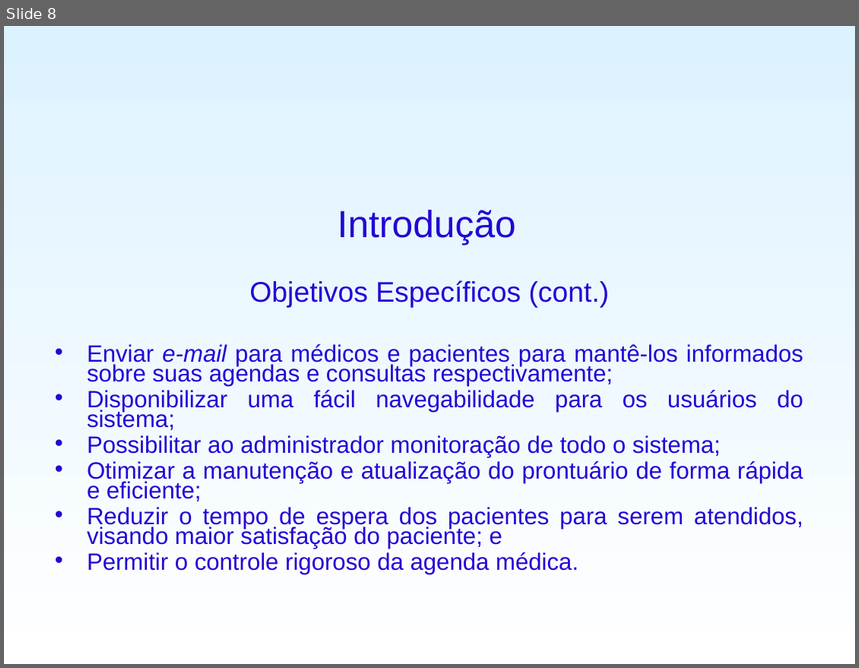
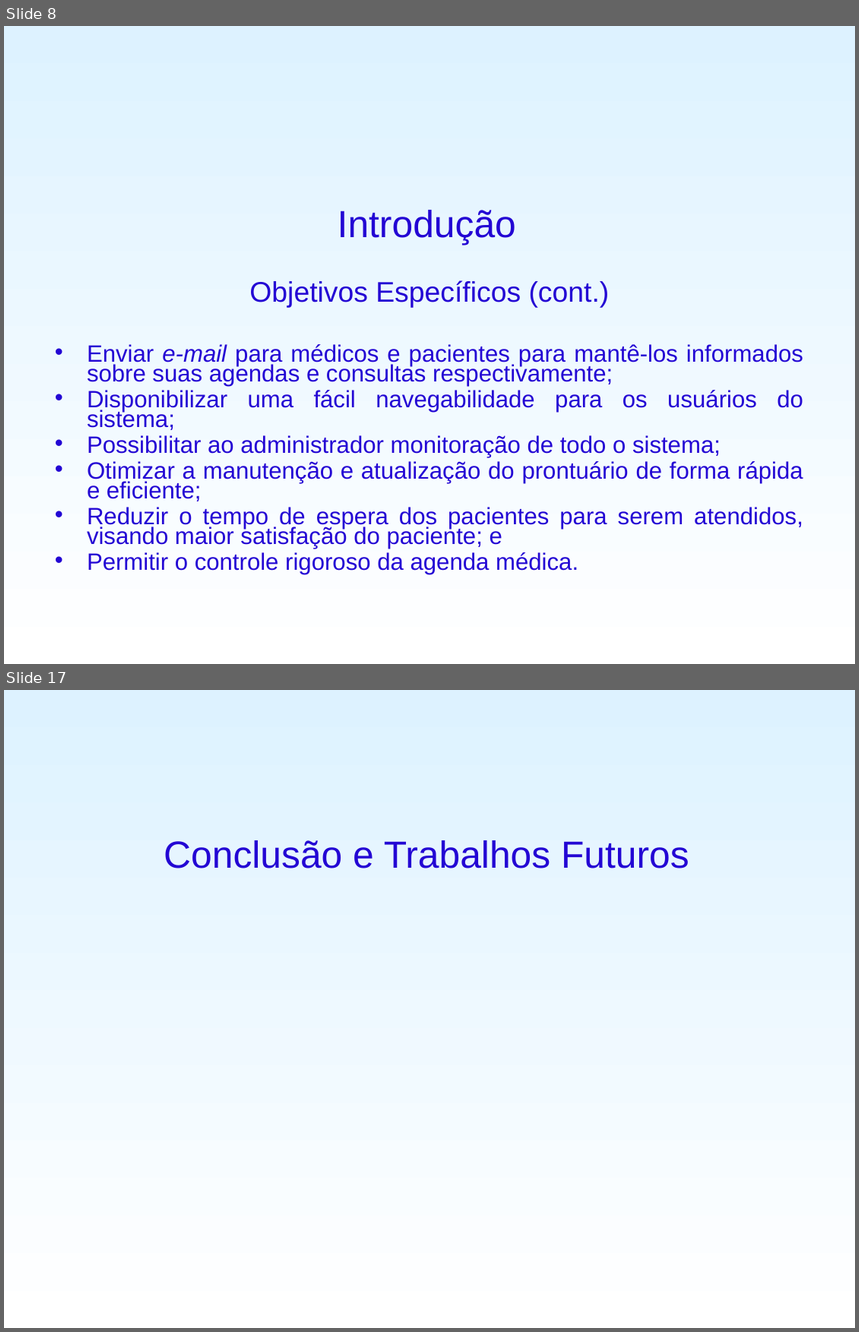
Before and after one commit to fygarciaj/spammichelangelo, a slide deck: SisPAM/PreProjeto/ApresentaçãoTCC.ppt. Shown one above the other, each under a label of ours: slide 8 before the commit, slides 8 and 17 after it; the slides between them are not shown. The pictures are 859x668 and 859x1332 pixels, drawn with LibreOffice and Linux fonts; fonts in the diff are those of the drawing; background and template pictures are left out. Boxes give left, top, right and bottom in pixels: in the first picture for what was removed or moved away, otherwise in the second. Text is boxed around its words. In the diff, an @@ line names an element or a change of style, - is before the commit and + after.

```diff
--- a/SisPAM/PreProjeto/ApresentaçãoTCC.ppt
+++ b/SisPAM/PreProjeto/ApresentaçãoTCC.ppt
@@ slide 17 added at (4, 690, 855, 1328), background gradient #DDF2FF to #FFFFFF @@
@@ title added at (164, 840, 690, 869), 32 pt, text #2306D4 @@
+Conclusão e Trabalhos Futuros
```
Also in this commit, not shown: 9 other slides added, 1 slide removed, 1 other file.
